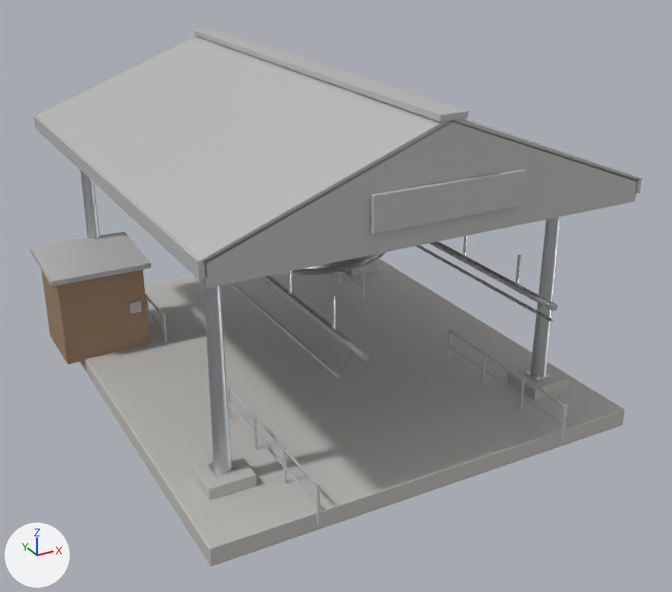
Two versions of the FBX model Assets/Resources/Models/ChairliftStation/ChairliftStation.fbx, one commit apart.
Rendered twice from a 50 mm lens placed at (-9.85, -19.61, 11.42), pointed at (0.3, -1.15, 2.19). Every picture has the same lights, and +X, +Y and +Z are marked at lower left. The first picture is the older version.

Names of what the first picture shows: 'ChairliftStation'.
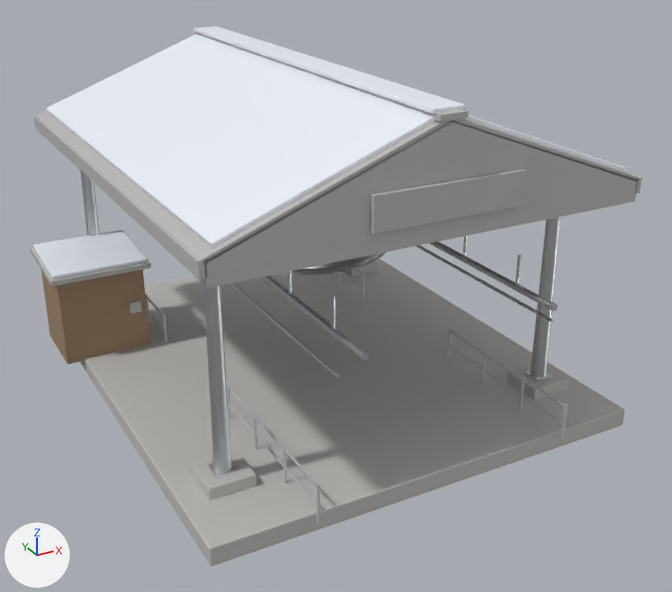
Pixel boxes [x1, y1, x2, y2] of what changed, in the pictures (672 x 592 px):
'ChairliftStation', reshaped: before [30, 29, 642, 566]; after [30, 26, 642, 566]
part 1 of me_chairliftstation, added: after [46, 34, 436, 247]
part 2 of me_chairliftstation, added (mostly hidden): after [465, 115, 627, 172]
part 3 of me_chairliftstation, added: after [194, 26, 466, 114]
part 4 of me_chairliftstation, added: after [33, 230, 147, 279]

The edits, one by one:
Material 'StationSnow' (mat_stationsnow) is new.
Its base color is (0.86, 0.9, 0.97) (white #eff3fc).
Its roughness is 0.42.
me_chairliftstation is used by ob_chairliftstation; location (0.0, 0.0, 0.0).
me_chairliftstation had 4892 vertices, 4062 faces and spanned x -5.83..5.2, y -6.8..6.8, z -0.2..7.73.
me_chairliftstation now has 5228 vertices, 4386 faces and spans x -5.83..5.2, y -6.8..6.8, z -0.2..7.81.
me_chairliftstation part 1: the loose piece of 56 vertices spanning x -4.92..0.12, y -6.05..6.05, z 5.71..7.69 is copied, and the copy is multiplied about its middle by the matrix ((0.878, 0.0, 0.058), (0.0, 0.974, 0.0), (0.058, 0.0, 0.745)), then moved by (0.0, 0.0, 0.11), in mat_stationsnow (white #eff3fc); it spans x -4.67..-0.13, y -5.9..5.9, z 5.92..7.7.
me_chairliftstation part 2: the loose piece of 56 vertices spanning x -0.12..4.92, y -6.05..6.05, z 5.71..7.69 is copied, and the copy is multiplied about its middle by the matrix ((0.878, 0.0, -0.058), (0.0, 0.974, 0.0), (-0.058, 0.0, 0.745)), then moved by (0.0, 0.0, 0.11), in mat_stationsnow (white #eff3fc); it spans x 0.13..4.67, y -5.9..5.9, z 5.92..7.7.
me_chairliftstation part 3: the loose piece of 56 vertices spanning x -0.31..0.31, y -6.1..6.1, z 7.59..7.73 is copied, and the copy is scaled about its middle by (1.15, 0.975, 0.605), then moved by (0.0, 0.0, 0.1), in mat_stationsnow (white #eff3fc); it spans x -0.36..0.36, y -5.95..5.95, z 7.71..7.81.
me_chairliftstation part 4: the loose piece of 56 vertices spanning x -5.83..-3.28, y 2.17..4.43, z 2.45..2.75 is copied, and the copy is multiplied about its middle by the matrix ((0.937, 0.0, 0.0), (0.0, 0.927, 0.027), (0.0, 0.027, 0.539)), then moved by (0.0, 0.0, 0.12), in mat_stationsnow (white #eff3fc); it spans x -5.75..-3.35, y 2.25..4.35, z 2.6..2.84.
Other edits to the shape of me_chairliftstation do not show in these pictures.
me_chairliftstation gains material mat_stationsnow (white #eff3fc).
